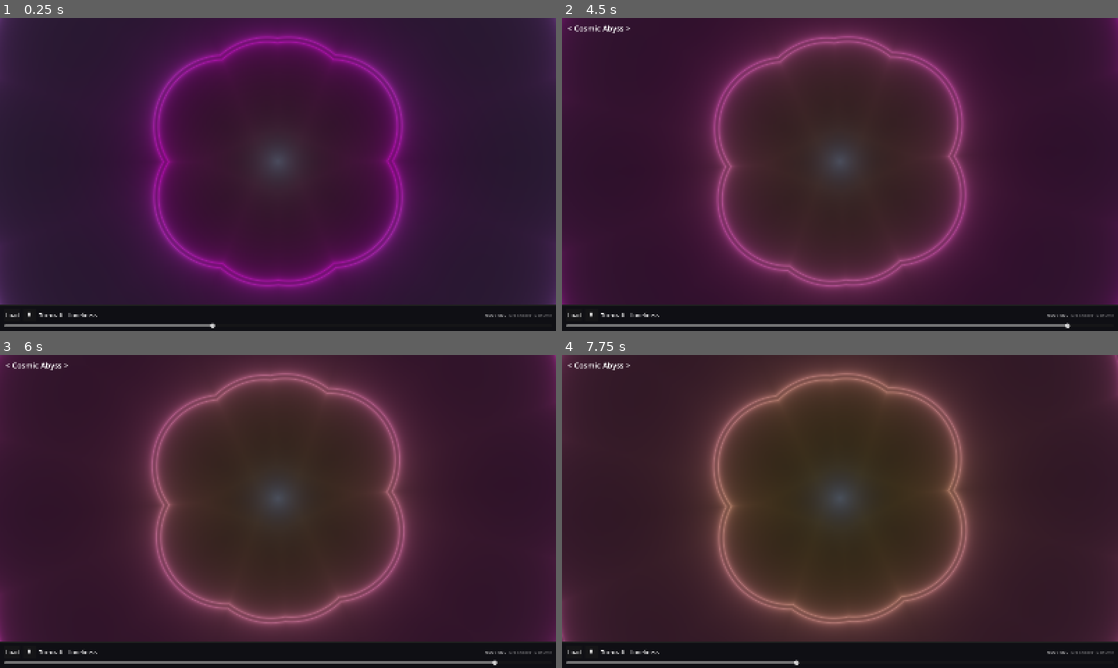
Above: before the commit, frames 1-4 (two rows, left to right).
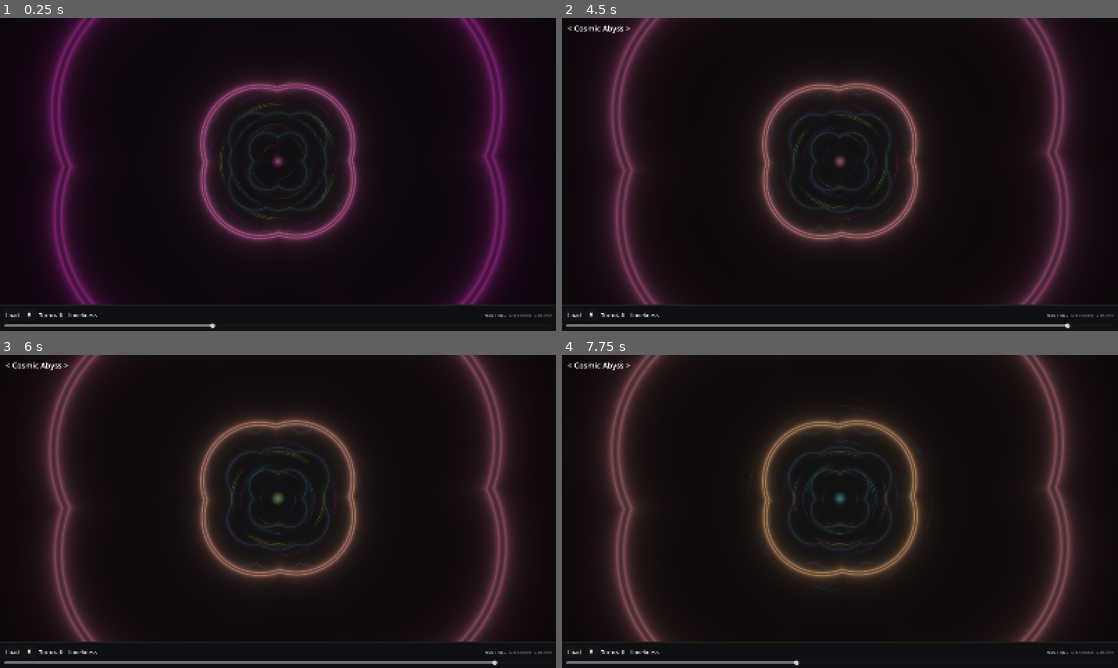
Above: after the commit, the same moments.

Repository: magooney-loon/iguana
Game: Godot game, scene res://main.tscn
Two runs of this game, one before a commit and one after it. Both use one fixed random seed, a clock stepped at 60 frames per second and the inputs below. Sound files missing from this copy of the repository are replaced by a short silence.
Inputs (mouse positions are in pixels of both pictures, inside the frame that each line leads up to):
- Up to frame 1 (0.25 s): no input
- Up to frame 2 (4.5 s): tap Enter at 0.5 s; move the mouse to (840, 161) at 0.52 s; tap E at 0.6, 2.1, 3.6 s; click (840, 161) at 0.67 s; move the mouse to (728, 190) at 1.27 s; hold S 1.28-2.03 s; tap Q at 1.35, 2.85, 4.35 s; move the mouse to (895, 105) at 2.02 s; move the mouse to (812, 237) at 2.77 s; click (812, 237) at 2.92 s; move the mouse to (1006, 221) at 3.52 s; hold S from 3.53 s (still down); move the mouse to (673, 127) at 4.27 s
- Up to frame 3 (6 s): move the mouse to (305, 511) at 5.02 s; tap E at 5.1 s; click (305, 511) at 5.17 s; move the mouse to (194, 433) at 5.77 s; release S at 5.78 s; tap Q at 5.85 s
- Up to frame 4 (7.75 s): move the mouse to (962, 495) at 6.52 s; tap E at 6.6 s; move the mouse to (728, 527) at 7.27 s; tap Q at 7.35 s; click (728, 527) at 7.42 s

The runs differ from the first frame. In frame 1, 77% of the frame differs, in the area x 0-100%, y 0-92%; in frame 2, 75%; in frame 3, 73%; in frame 4, 74%.

Commit message:
Update cosmic_abyss.gdshader

Diff:
--- a/shaders/cosmic_abyss.gdshader
+++ b/shaders/cosmic_abyss.gdshader
@@ -47,6 +47,10 @@
 	return a + b * cos(TAU * (c * t + shift));
 }
 
+float smootherstep(float x) {
+	return x * x * (3.0 - 2.0 * x);
+}
+
 void fragment() {
 	vec2 uv = UV - 0.5;
 	uv.x *= rect_size.x / rect_size.y;
@@ -60,74 +64,154 @@
 	float s_energy = energy;
 	float s_beat = beat;
 	float s_kick = kick;
-	float s_beat_phase = beat_phase;
+	float s_presence = presence;
+	float s_flux = flux_bass + flux_mid + flux_treble;
+	float s_onset = onset;
+	float s_warmth = warmth;
+	float s_brightness = brightness;
+
+	vec3 col = vec3(0.0);
 
 	float arms = 3.0 + s_bass * 2.5;
 
-	vec3 col = vec3(0.0);
+	vec2 feed_uv = uv;
 	float amp = 1.0;
 
-	for(int i = 0; i < 7; i++) {
-		float fi = float(i);
-		float phase = t * (0.4 + fi * 0.08);
-
-		float r = length(uv) * (0.5 + s_energy * 0.2);
-		float a = atan(uv.y, uv.x);
+	for(int i = 0; i < 5; i++) {
+		float fi = float(i);
+		float phase = t * (0.3 + fi * 0.05);
+
+		float r = length(feed_uv) * (0.4 + s_energy * 0.15);
+		float a = atan(feed_uv.y, feed_uv.x);
 
 		float swing = sin(phase);
-		float swing2 = cos(phase * 0.7);
-		float swing3 = sin(phase * 1.3 + fi * 0.5);
-
-		a += swing * 0.1 * (0.3 + s_mid * 0.4);
-		a += swing2 * 0.05 * fi;
-
-		r *= 1.0 + swing3 * 0.06 * s_bass;
-
-		uv = vec2(cos(a) * r, sin(a) * r);
-
-		uv = rot2d(uv, swing * 0.3 * (0.2 + s_treble * 0.3) + s_beat_phase * PI * 0.2 * beat_confidence);
-
-		float fold_amount = 0.04 + fi * 0.006;
-		for(float f = 0.0; f < 2.0; f += 1.0) {
-			uv = abs(uv) - fold_amount * (1.0 + s_bass * 0.2);
-			uv = rot2d(uv, PI / arms * 0.3 + swing2 * 0.08);
-		}
-
-		uv = rot2d(uv, s_bass * 0.08 * swing);
-
-		float d = length(uv) - 0.12 - s_bass * 0.05;
-		d = abs(d) - 0.004;
-
-		float glow = 0.004 / (0.0015 + abs(d));
-		glow *= 0.45 + s_energy * 0.35;
+		float swing2 = cos(phase * 0.6);
+
+		float warp = sin(r * 5.0 - t * 0.4 + fi) * 0.08 * (0.3 + s_mid * 0.4);
+		a += swing * 0.1 * (0.2 + s_mid * 0.3) + warp;
+		r *= 1.0 + swing2 * 0.04 * s_bass;
+
+		feed_uv = vec2(cos(a) * r, sin(a) * r);
+
+		feed_uv = rot2d(feed_uv, swing * 0.25 * (0.15 + s_treble * 0.25) + s_beat * 0.15);
+
+		float fold = 0.025 + fi * 0.004;
+		feed_uv = abs(feed_uv) - fold * (1.0 + s_bass * 0.1);
+		feed_uv = rot2d(feed_uv, PI / arms * (0.2 + fi * 0.05) + swing2 * 0.04);
+
+		float d = length(feed_uv) - 0.08 - s_bass * 0.03;
+		d = abs(d) - 0.002;
+
+		float glow = 0.002 / (0.0008 + abs(d));
+		glow *= 0.35 + s_energy * 0.25;
+		glow = smootherstep(glow);
 
 		vec3 shift = vec3(
-			warmth * 0.08 + fi * 0.03 + swing * 0.02,
-			0.33 + warmth * 0.08 + fi * 0.03 + swing2 * 0.02,
-			0.67 + brightness * 0.08 + fi * 0.03
+			s_warmth * 0.05 + fi * 0.02 + swing * 0.01,
+			0.33 + s_warmth * 0.05 + fi * 0.02 + swing2 * 0.01,
+			0.67 + s_brightness * 0.05 + fi * 0.02
 		);
-		vec3 layer_col = palette(r * 0.8 - t * 0.08 + fi * 0.04, shift);
-
-		float beat_boost = 1.0 + s_beat * 0.6 + s_kick * 0.4;
-		layer_col *= beat_boost;
+		vec3 layer_col = palette(r * 0.6 - t * 0.05 + fi * 0.03, shift);
+		layer_col *= 1.0 + s_beat * 0.35 + s_kick * 0.25;
 
 		col += layer_col * glow * amp;
-		amp *= 0.45;
-
-		uv *= 1.02 + s_energy * 0.004;
-		uv = rot2d(uv, s_beat_phase * 0.008 * beat_confidence);
+		amp *= 0.4;
+
+		feed_uv *= 1.02 + s_energy * 0.003;
+		feed_uv = rot2d(feed_uv, beat_phase * 0.004 * beat_confidence);
 	}
 
 	float ring = length(uv0);
-	float ring_glow = exp(-ring * 8.0 / (0.3 + s_energy * 0.3));
-	col += vec3(0.3, 0.5, 0.9) * ring_glow * (0.15 + s_treble * 0.2);
-
-	col *= 0.45 + brightness * 0.5;
-	col.r *= 1.0 + warmth * 0.05;
-	col.b *= 1.0 + brightness * 0.03;
+	float angle = atan(uv0.y, uv0.x);
+
+	vec3 morph = vec3(0.0);
+
+	for(int i = 0; i < 6; i++) {
+		float fi = float(i);
+		float a = angle + t * (0.12 + fi * 0.04) + fi * PI / 3.0;
+		float r = ring;
+
+		float pulse = sin(t * (0.4 + fi * 0.1) + fi * 0.8);
+		pulse = pulse * 0.5 + 0.5;
+
+		float wave = sin(a * (3.0 + s_mid * 3.0 + fi) + t * 0.6 + r * 3.0);
+		wave = wave * 0.5 + 0.5;
+
+		float morph_r = r + pulse * 0.08 * s_energy + wave * 0.04 * s_mid;
+		morph_r *= 1.0 + sin(t * 0.3 + fi) * 0.05 * s_beat;
+
+		float ring_pos = 0.12 + fi * 0.04 + s_mid * 0.05;
+		float ring_dist = abs(morph_r - ring_pos) - 0.003;
+
+		float m = 0.0015 / (0.0006 + abs(ring_dist));
+		m *= wave * pulse * (0.1 + s_beat * 0.25 + s_kick * 0.15);
+		m = smootherstep(m);
+
+		vec3 m_shift = vec3(
+			s_warmth * 0.15 + fi * 0.05,
+			0.33 + s_warmth * 0.15 + fi * 0.05,
+			0.67 + s_brightness * 0.15 + fi * 0.05
+		);
+		vec3 m_col = palette(t * 0.25 + fi * 0.35, m_shift);
+		morph += m_col * m;
+	}
+	col += morph * 0.55;
+
+	vec3 rays = vec3(0.0);
+	for(int i = 0; i < 4; i++) {
+		float fi = float(i);
+		float a = angle + t * (0.15 + fi * 0.06) + fi * PI / 2.0;
+		float r = ring;
+
+		float ray_wave = sin(a * (2.0 + s_treble * 3.0) + t * 0.5 - r * 6.0);
+		ray_wave = max(ray_wave, 0.0);
+
+		float ray_r = abs(r - (0.06 + fi * 0.035 + s_bass * 0.04)) - 0.001;
+
+		float r_out = 0.001 / (0.0004 + abs(ray_r));
+		r_out *= ray_wave * (0.08 + s_onset * 0.3 + s_flux * 0.2);
+		r_out = smootherstep(r_out);
+
+		vec3 r_col = palette(t * 0.2 + fi * 0.45, vec3(s_warmth * 0.25, 0.33 + s_warmth * 0.25, 0.67 + s_brightness * 0.25));
+		rays += r_col * r_out;
+	}
+	col += rays * 0.35;
+
+	float inner = smoothstep(0.5, 0.0, ring * 3.0 / (0.15 + s_energy * 0.2));
+	vec3 inner_col = palette(t * 1.5, vec3(s_warmth * 0.3, 0.33 + s_warmth * 0.3, 0.67 + s_brightness * 0.3));
+	col += inner_col * inner * (0.15 + s_kick * 0.35 + s_onset * 0.25);
+
+	float core = smoothstep(0.8, 0.0, ring * 5.0 / (0.08 + s_beat * 0.15));
+	col += vec3(1.0, 0.95, 0.98) * core * (0.1 + s_beat * 0.3 + onset * 0.2);
+
+	vec2 tunnel = uv0;
+	float tun = 0.0;
+	for(int i = 0; i < 3; i++) {
+		float fi = float(i);
+		float phase = t * (0.1 + fi * 0.04);
+
+		tunnel = abs(tunnel) - 0.04 * (1.0 + s_mid * 0.2);
+		tunnel = rot2d(tunnel, phase + fi * PI / 3.0 + s_beat * 0.2);
+
+		float d = length(tunnel) - 0.06 - fi * 0.03;
+		d = abs(d) - 0.001;
+
+		float t_glow = 0.0015 / (0.0005 + abs(d));
+		t_glow *= (0.05 + s_presence * 0.1);
+		tun += t_glow;
+	}
+	col += vec3(0.25, 0.5, 0.85) * tun * 0.25;
+
+	float outer = abs(ring - 0.32 - s_treble * 0.08);
+	outer = smoothstep(0.02, 0.0, outer);
+	col += vec3(0.3, 0.25, 0.7) * outer * s_treble * 0.3;
+
+	col *= 0.38 + s_brightness * 0.45;
+	col.r *= 1.0 + s_warmth * 0.03;
+	col.b *= 1.0 + s_brightness * 0.025;
 
 	col = col / (1.0 + col);
-	col = pow(col, vec3(0.8));
+	col = pow(col, vec3(0.75));
 	col = pow(max(col, vec3(0.0)), vec3(0.4545));
 
 	COLOR = vec4(col, 1.0);
